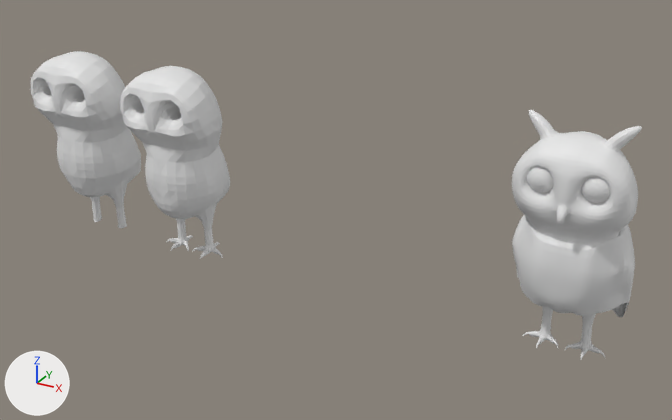
A saved change to the Blender file Owl_statue.blend.
The view is the same before and after, from a 50 mm camera at (6.5, -26.5, 10.8) aimed at (-9.5, 2.7, -3.8). Every picture has the same lights, and +X, +Y and +Z are marked at lower left.
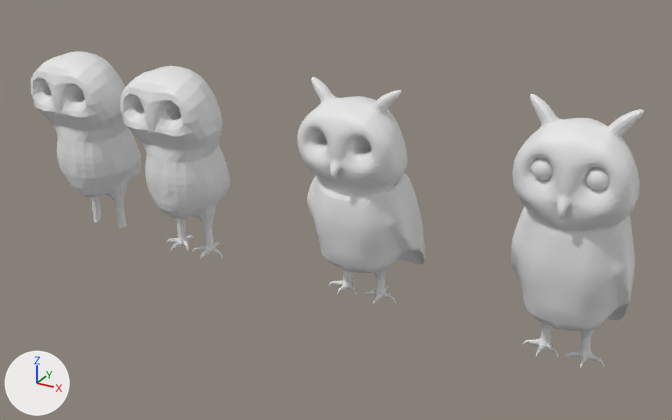
Commit message: Improved the shape a bit

Changed parts and their boxes [x1, y1, x2, y2] in the pictures (672 x 420 px; the box of a moved part takes in the faces that stretch with it):
'Plane', reshaped, moved, rescaled (10% taller): before [512, 110, 642, 360]; after [511, 94, 644, 368]
'Plane.003', added: after [297, 77, 425, 304]
'Eyes', reshaped, moved, rescaled: before [527, 167, 610, 203]; after [531, 158, 609, 190]
part 1 of me_plane, moved or reshaped: before [512, 136, 638, 347]; after [511, 122, 640, 355]

What changed in the scene script:
```text
Change me_plane:
    used by ob_plane; location = (-0.06, 0.04, -0.56); rotation_euler = (1.676, 0.0, 0.0), in degrees (96, 0, 0)
    remove me_plane.from_pydata(...)  # 923 vertices, 872 faces; spans x 0.0..2.08, y -7.1..2.2, z -5.14..0.33
    add me_plane.from_pydata(...)  # 966 vertices, 928 faces; spans x 0.0..2.04, y -7.16..2.2, z -5.08..0.33
    me_plane part 1: 374 vertices moved from x 0.0..2.08, y -7.1..1.68, z -5.14..0.0 to x 0.0..2.04, y -6.8..1.69, z -5.08..-0.01; 56 vertices removed from x 0.0..1.97, y -7.1..-1.63, z -5.07..-0.29; 99 vertices added at x 0.0..2.03, y -7.16..-1.32, z -5.06..-0.16
Add me_plane_003:
    me_plane_003.from_pydata(...)  # 967 vertices, 928 faces; spans x 0.0..2.04, y -7.16..2.2, z -5.08..0.33
Change ob_plane:
    ob_plane.location: (-0.06, 0.04, -0.56) -> (-0.06, 0.04, -0.26)
    ob_plane.scale: (1.0, 1.0, 1.0) -> (1.0, 1.11, 1.0)
Change ob_eyes:
    ob_eyes.location: (0.79, 0.69, -0.04) -> (0.8, 0.55, 0.26)
    ob_eyes.scale: (0.594, 0.594, 0.594) -> (0.398, 0.398, 0.398)
Add ob_plane_003:
    ob_plane_003 = bpy.data.objects.new('Plane.003', me_plane_003)
    ob_plane_003.location = (-8.08, 0.04, -0.56)
    ob_plane_003.rotation_euler = (1.676, 0.0, 0.0)  # degrees (96, 0, 0)
    _m = ob_plane_003.modifiers.new('Mirror', 'MIRROR')
    _m.use_clip = True
    _m = ob_plane_003.modifiers.new('Subdivision', 'SUBSURF')
    _m.render_levels = 1
```
